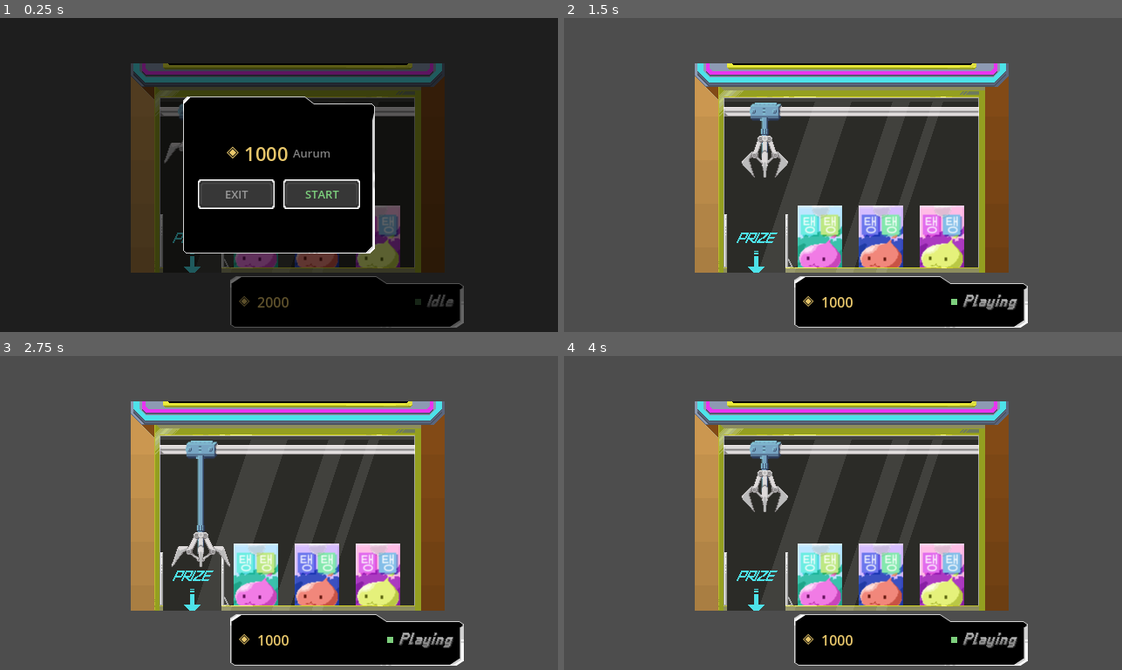
Above: before the commit, frames 1-4 (two rows, left to right).
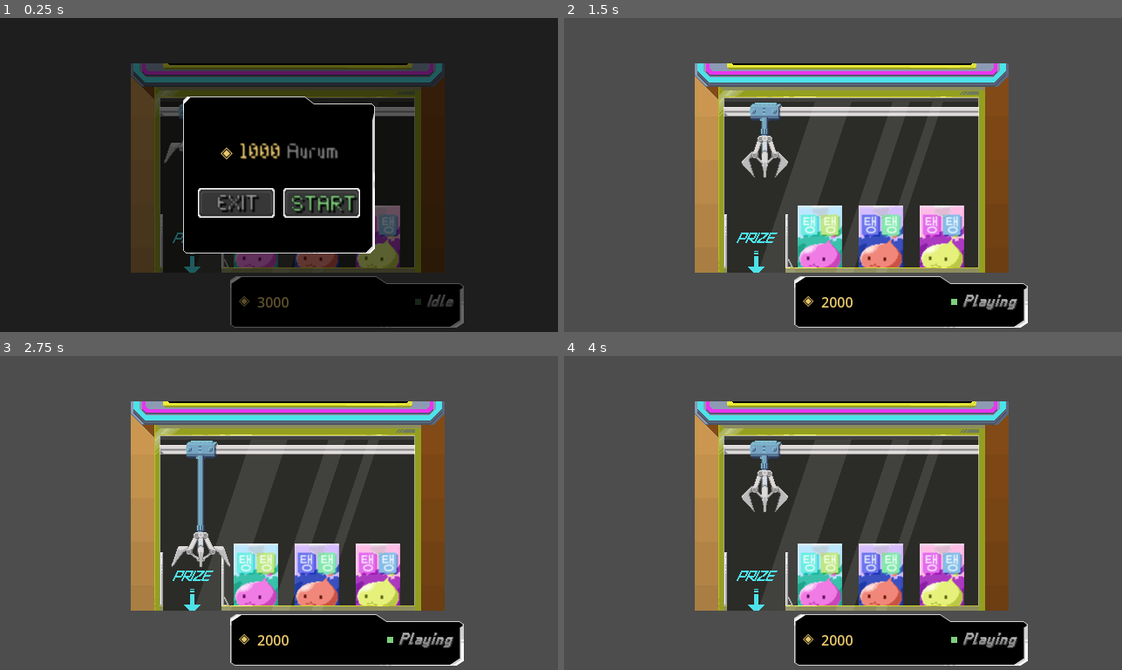
Above: after the commit, the same moments.

Repository: Sandy4j/crane_minigame
Game: Godot game, scene res://CraneMachine.tscn
The game is run twice, just before and just after one commit, with the same random seed, the same clock (stepped at 60 frames per second) and the same inputs.
Inputs:
- Up to frame 1 (0.25 s): no input
- Up to frame 2 (1.5 s): click "START" at 0.5 s; tap Enter at 1.25 s; hold Right (right) from 1.28 s (still down); tap Space (grab) at 1.35 s
- Up to frame 3 (2.75 s): release Right (right) at 2.03 s; hold Left (left) from 2.03 s (still down); tap Space (grab) at 2.1 s
- Up to frame 4 (4 s): release Left (left) at 2.78 s; hold Right (right) from 2.78 s (still down); tap Space (grab) at 2.85, 3.6 s

The runs differ from the first frame. In frame 1, 2.9% of the frame differs, in the area x 35-65%, y 39-93%; in frame 2, less than 0.1%; in frame 3, less than 0.1%; in frame 4, less than 0.1%.

Commit message:
feat: add ui to crane machine

Diff:
--- a/CraneMachine.tscn
+++ b/CraneMachine.tscn
@@ -20,6 +20,7 @@
 [ext_resource type="FontFile" uid="uid://1m8t6fwto306" path="res://Asset/font/bistrobold.fnt" id="16_hhadh"]
 [ext_resource type="PackedScene" uid="uid://6uvblp3i1p43" path="res://UI/CraneMachinePopup.tscn" id="18_gfoak"]
 [ext_resource type="Script" path="res://UI/CraneMachinePopup.gd" id="20_v6juf"]
+[ext_resource type="PackedScene" uid="uid://dm3wo07cp488v" path="res://UI/CraneResult.tscn" id="21_ptm1r"]
 
 [sub_resource type="SpriteFrames" id="SpriteFrames_qcgj4"]
 animations = [{
@@ -86,6 +87,7 @@
 
 [node name="CraneMachine" type="Node2D"]
 script = ExtResource("1_eb7fx")
+aurum = 3000
 
 [node name="BG" type="Sprite2D" parent="."]
 position = Vector2(330, 172)
@@ -257,4 +259,6 @@
 visible = false
 script = ExtResource("20_v6juf")
 
+[node name="CraneResult" parent="." instance=ExtResource("21_ptm1r")]
+
 [connection signal="area_shape_entered" from="DropZone" to="." method="_on_drop_zone_area_shape_entered"]
--- a/Scripts/CraneMachine.gd
+++ b/Scripts/CraneMachine.gd
@@ -19,6 +19,7 @@
 @onready var empty_label = $Main/EmptyLabel
 @onready var popup = $CraneMachinePopup
 @onready var ui = $UI
+@onready var result = $CraneResult
 
 
 func _ready():
@@ -59,10 +60,8 @@
 	_check_boxes()
 
 	if is_empty:
-		# Box habis, tampilkan popup
 		popup.open(session_cost, aurum)
 	else:
-		# Masih ada box, set pending session (aurum dipotong saat train mulai gerak)
 		pending_session = true
 		train.can_move = true
 		popup.close()
@@ -103,4 +102,12 @@
 
 func _on_drop_zone_area_shape_entered(_area_rid, area, _area_shape_index, _local_shape_index):
 	if area.is_in_group("box"):
+		var item_texture: Texture2D = null
+		var item_name: String = area.name
+		var sprite = area.get_node_or_null("Sprite2D")
+		if sprite:
+			item_texture = sprite.texture
+
 		area.queue_free()
+
+		result.show_result(item_name, item_texture)
--- a/UI/CraneMachinePopup.tscn
+++ b/UI/CraneMachinePopup.tscn
@@ -1,7 +1,8 @@
-[gd_scene load_steps=3 format=3 uid="uid://6uvblp3i1p43"]
+[gd_scene load_steps=4 format=3 uid="uid://6uvblp3i1p43"]
 
 [ext_resource type="Texture2D" uid="uid://bohydmx1mr4iw" path="res://Asset/font/ui_interaction_bg.png" id="1_popupbg"]
 [ext_resource type="Texture2D" uid="uid://42kvbnoypryt" path="res://Asset/font/ui_popup_button_small.png" id="2_btn"]
+[ext_resource type="FontFile" uid="uid://dvaiuc32aidnv" path="res://Asset/font/bistrobits.fnt" id="2_lvll0"]
 
 [node name="CraneMachinePopup" type="CanvasLayer"]
 layer = 20
@@ -70,21 +71,24 @@
 [node name="CostValue" type="Label" parent="PopupRoot/Panel/VLayout/CostRow"]
 layout_mode = 2
 theme_override_colors/font_color = Color(0.91, 0.78, 0.42, 1)
-theme_override_font_sizes/font_size = 22
+theme_override_fonts/font = ExtResource("2_lvll0")
+theme_override_font_sizes/font_size = 75
 text = "500"
 metadata/node_id = "cost_value"
 
 [node name="CostLabel" type="Label" parent="PopupRoot/Panel/VLayout/CostRow"]
 layout_mode = 2
 theme_override_colors/font_color = Color(0.5, 0.5, 0.5, 1)
-theme_override_font_sizes/font_size = 13
+theme_override_fonts/font = ExtResource("2_lvll0")
+theme_override_font_sizes/font_size = 75
 text = "Aurum"
 
 [node name="WarningLabel" type="Label" parent="PopupRoot/Panel/VLayout"]
 visible = false
 layout_mode = 2
 theme_override_colors/font_color = Color(0.78, 0.31, 0.31, 1)
-theme_override_font_sizes/font_size = 12
+theme_override_fonts/font = ExtResource("2_lvll0")
+theme_override_font_sizes/font_size = 50
 text = "Aurum tidak cukup!"
 horizontal_alignment = 1
 metadata/node_id = "warning_label"
@@ -108,10 +112,15 @@
 anchor_top = 0.5
 anchor_right = 0.5
 anchor_bottom = 0.5
+offset_left = -24.0
+offset_top = -22.0
+offset_right = 24.0
+offset_bottom = 28.0
 grow_horizontal = 2
 grow_vertical = 2
 theme_override_colors/font_color = Color(0.6, 0.6, 0.6, 1)
-theme_override_font_sizes/font_size = 13
+theme_override_fonts/font = ExtResource("2_lvll0")
+theme_override_font_sizes/font_size = 75
 text = "EXIT"
 horizontal_alignment = 1
 vertical_alignment = 1
@@ -130,10 +139,15 @@
 anchor_top = 0.5
 anchor_right = 0.5
 anchor_bottom = 0.5
+offset_left = -37.5
+offset_top = -21.0
+offset_right = 37.5
+offset_bottom = 29.0
 grow_horizontal = 2
 grow_vertical = 2
 theme_override_colors/font_color = Color(0.49, 0.81, 0.49, 1)
-theme_override_font_sizes/font_size = 13
+theme_override_fonts/font = ExtResource("2_lvll0")
+theme_override_font_sizes/font_size = 75
 text = "START"
 horizontal_alignment = 1
 vertical_alignment = 1
--- /dev/null
+++ b/UI/CraneResult.gd
@@ -0,0 +1,21 @@
+extends CanvasLayer
+
+@onready var box_image: TextureRect = $Root/Panel/VLayout/ImageFrame/BoxImage
+@onready var box_name: Label = $Root/Panel/VLayout/BoxName
+@onready var back_button: TextureButton = $Root/Panel/VLayout/BackButton
+
+
+func _ready():
+	back_button.pressed.connect(_on_back_pressed)
+	visible = false
+
+
+func show_result(item_name: String, item_texture: Texture2D) -> void:
+	box_name.text = item_name
+	box_image.texture = item_texture
+	visible = true
+
+
+func _on_back_pressed() -> void:
+	visible = false
+	get_parent().end_session()
--- /dev/null
+++ b/UI/CraneResult.tscn
@@ -0,0 +1,123 @@
+[gd_scene load_steps=6 format=3 uid="uid://dm3wo07cp488v"]
+
+[ext_resource type="Texture2D" uid="uid://bohydmx1mr4iw" path="res://Asset/font/ui_interaction_bg.png" id="1_bg"]
+[ext_resource type="Texture2D" uid="uid://ddu2qebl4iarr" path="res://Asset/font/ui_main_itemframe_imagebox.png" id="2_imgframe"]
+[ext_resource type="Texture2D" uid="uid://42kvbnoypryt" path="res://Asset/font/ui_popup_button_small.png" id="3_btn"]
+[ext_resource type="FontFile" uid="uid://dvaiuc32aidnv" path="res://Asset/font/bistrobits.fnt" id="4_oufb1"]
+[ext_resource type="Script" path="res://UI/CraneResult.gd" id="4_script"]
+
+[node name="CraneResult" type="CanvasLayer"]
+layer = 30
+visible = false
+script = ExtResource("4_script")
+
+[node name="Root" type="Control" parent="."]
+layout_mode = 3
+anchors_preset = 15
+anchor_right = 1.0
+anchor_bottom = 1.0
+grow_horizontal = 2
+grow_vertical = 2
+
+[node name="Dimmer" type="ColorRect" parent="Root"]
+layout_mode = 1
+anchors_preset = 15
+anchor_right = 1.0
+anchor_bottom = 1.0
+grow_horizontal = 2
+grow_vertical = 2
+color = Color(0, 0, 0, 0.65)
+
+[node name="Panel" type="NinePatchRect" parent="Root"]
+layout_mode = 1
+anchors_preset = 8
+anchor_left = 0.5
+anchor_top = 0.5
+anchor_right = 0.5
+anchor_bottom = 0.5
+offset_left = -90.0
+offset_top = -120.0
+offset_right = 90.0
+offset_bottom = 120.0
+grow_horizontal = 2
+grow_vertical = 2
+texture = ExtResource("1_bg")
+patch_margin_left = 12
+patch_margin_top = 12
+patch_margin_right = 20
+patch_margin_bottom = 12
+
+[node name="VLayout" type="VBoxContainer" parent="Root/Panel"]
+layout_mode = 1
+anchors_preset = 15
+anchor_right = 1.0
+anchor_bottom = 1.0
+offset_left = 14.0
+offset_top = 14.0
+offset_right = -14.0
+offset_bottom = -14.0
+grow_horizontal = 2
+grow_vertical = 2
+theme_override_constants/separation = 12
+alignment = 1
+
+[node name="ImageFrame" type="TextureRect" parent="Root/Panel/VLayout"]
+custom_minimum_size = Vector2(100, 100)
+layout_mode = 2
+size_flags_horizontal = 4
+texture = ExtResource("2_imgframe")
+expand_mode = 1
+stretch_mode = 6
+
+[node name="BoxImage" type="TextureRect" parent="Root/Panel/VLayout/ImageFrame"]
+layout_mode = 1
+anchors_preset = 8
+anchor_left = 0.5
+anchor_top = 0.5
+anchor_right = 0.5
+anchor_bottom = 0.5
+offset_left = -28.0
+offset_top = -28.0
+offset_right = 28.0
+offset_bottom = 28.0
+grow_horizontal = 2
+grow_vertical = 2
+stretch_mode = 5
+metadata/node_id = "box_image"
+
+[node name="BoxName" type="Label" parent="Root/Panel/VLayout"]
+layout_mode = 2
+theme_override_colors/font_color = Color(0.87, 0.87, 0.87, 1)
+theme_override_fonts/font = ExtResource("4_oufb1")
+theme_override_font_sizes/font_size = 65
+text = "Box A"
+horizontal_alignment = 1
+metadata/node_id = "box_name"
+
+[node name="BackButton" type="TextureButton" parent="Root/Panel/VLayout"]
+custom_minimum_size = Vector2(100, 34)
+layout_mode = 2
+size_flags_horizontal = 4
+texture_normal = ExtResource("3_btn")
+stretch_mode = 0
+metadata/node_id = "back_button"
+
+[node name="BackLabel" type="Label" parent="Root/Panel/VLayout/BackButton"]
+layout_mode = 1
+anchors_preset = 8
+anchor_left = 0.5
+anchor_top = 0.5
+anchor_right = 0.5
+anchor_bottom = 0.5
+offset_left = -15.0
+offset_top = -15.0
+offset_right = 15.0
+offset_bottom = 19.0
+grow_horizontal = 2
+grow_vertical = 2
+theme_override_colors/font_color = Color(0.65, 0.65, 0.65, 1)
+theme_override_fonts/font = ExtResource("4_oufb1")
+theme_override_font_sizes/font_size = 50
+text = "Back"
+horizontal_alignment = 1
+vertical_alignment = 1
Not shown: 1 places in CraneMachine.tscn that only renumber resources
